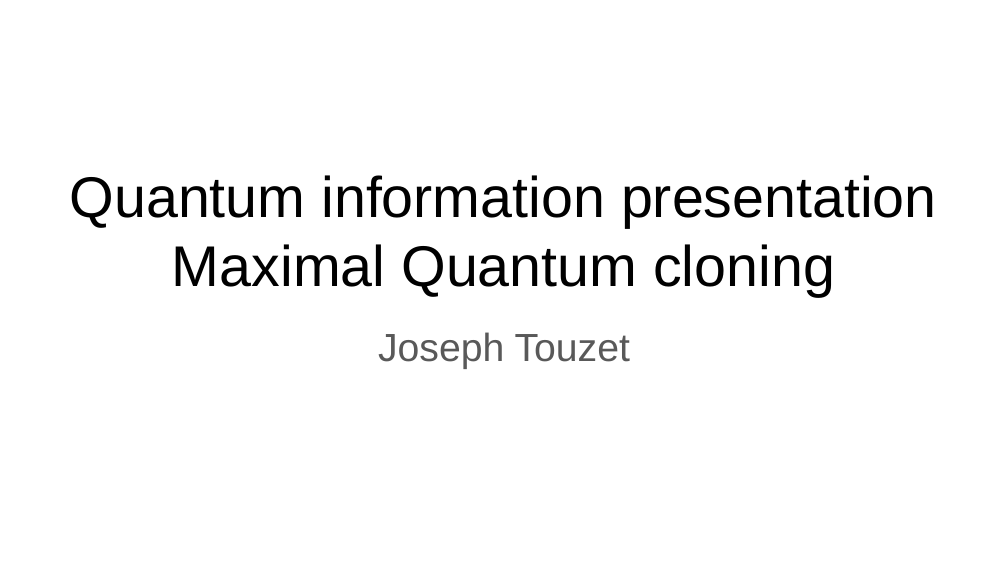
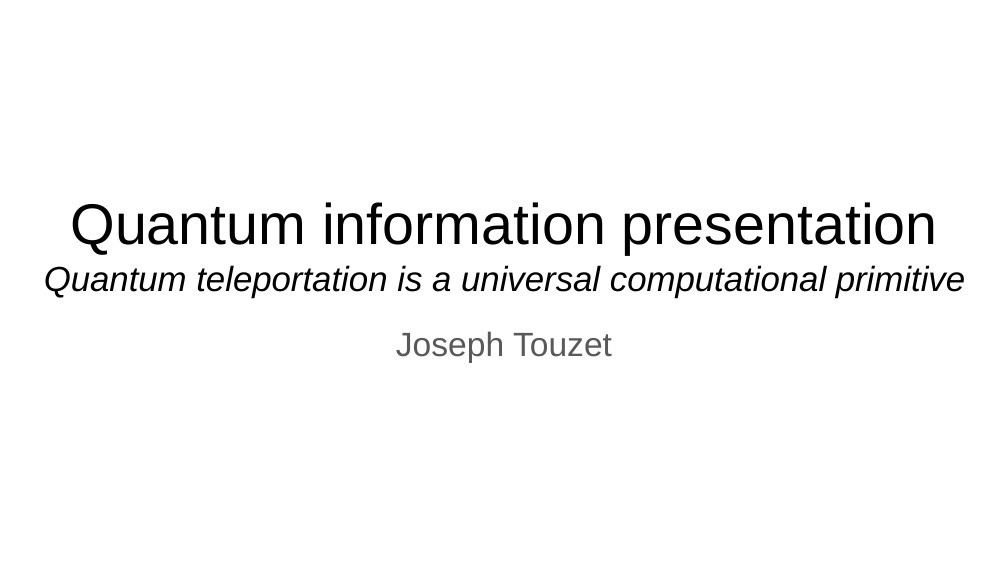
Before and after one commit to jolatechno/cours-ENS, a slide deck: slide 1 of cours/M2/info_quantique/presentation/presentation_quantum_information.odp. Drawn at 1008x567 pixels with LibreOffice and Linux fonts; fonts in the diff are those of the drawing. Boxes give left, top, right and bottom in pixels: in the first picture for what was removed or moved away, otherwise in the second. Text is boxed around its words. In the diff, an @@ line names an element or a change of style, - is before the commit and + after.

```diff
--- a/cours/M2/info_quantique/presentation/presentation_quantum_information.odp
+++ b/cours/M2/info_quantique/presentation/presentation_quantum_information.odp
@@ title at (44, 202, 965, 298): text changed; size 41 to 24.9 pt; italic on @@
-Quantum information presentation
-Maximal Quantum cloning
+Quantum information presentation
+Quantum teleportation is a universal computational primitive
@@ subtitle "Joseph Touzet" at (396, 331, 612, 363): size 28 to 24 pt @@
```
Also in this commit, not shown: 2 other slides changed, 2 slides added, 1 slide removed, 3 other files.
